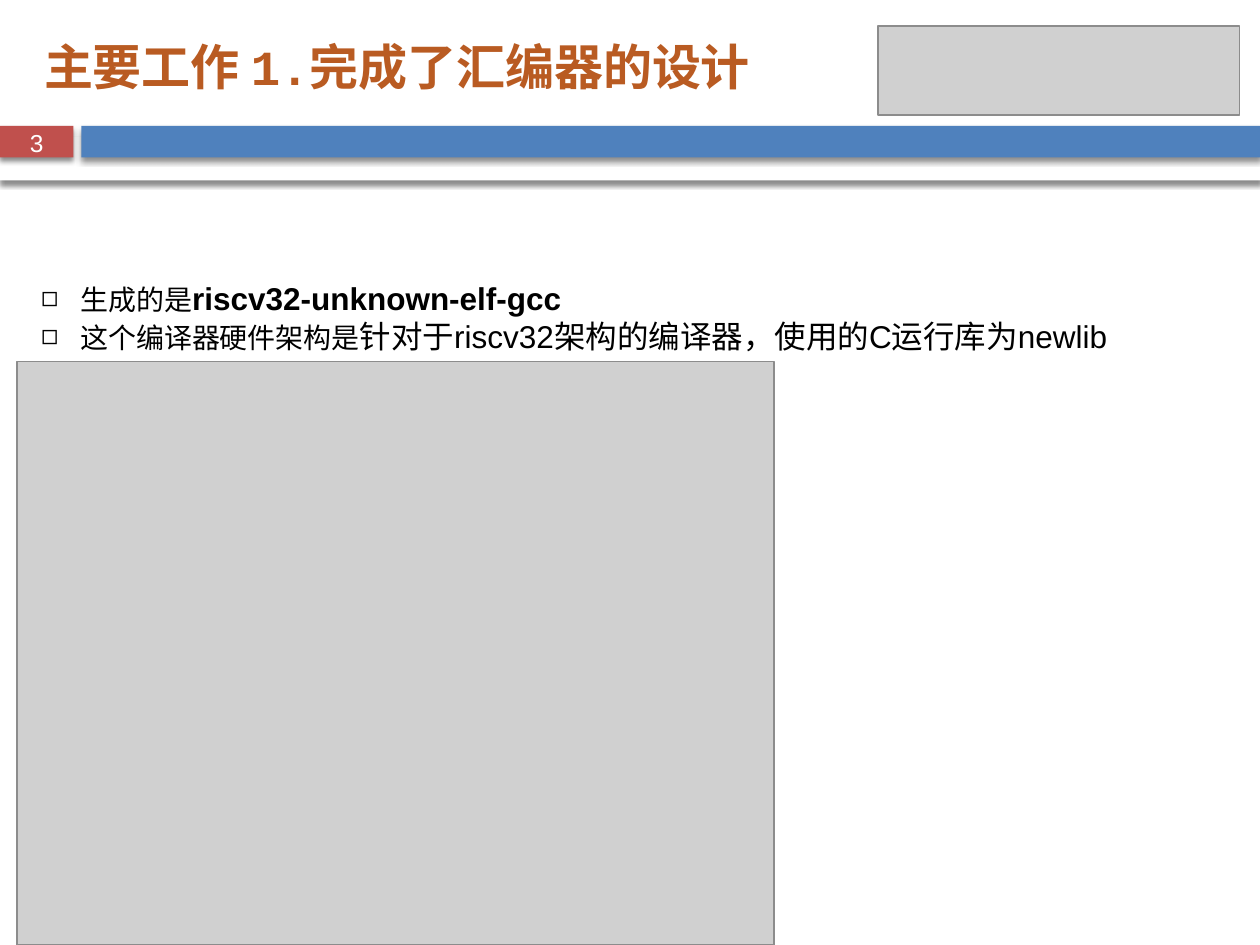
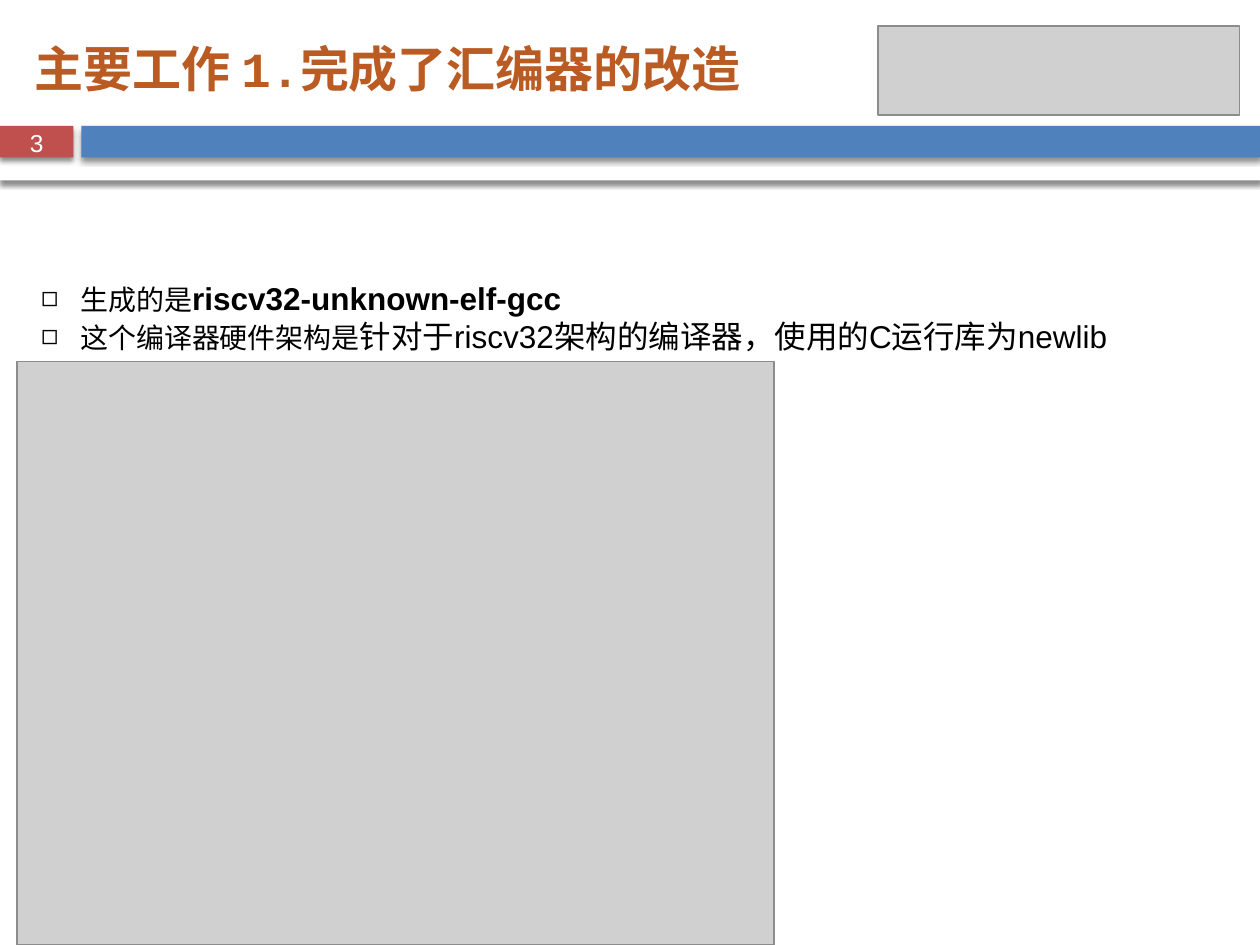
Before and after one commit to Gaoustcer/note, a slide deck: slide 3 of 组会报告.pptx. Drawn at 1260x945 pixels with LibreOffice and Linux fonts; fonts in the diff are those of the drawing; grey boxes stand for pictures; background and template pictures are left out. Boxes give left, top, right and bottom in pixels: in the first picture for what was removed or moved away, otherwise in the second. Text is boxed around its words. In the diff, an @@ line names an element or a change of style, - is before the commit and + after.

```diff
--- a/组会报告.pptx
+++ b/组会报告.pptx
@@ text at <box>34,45,740,92</box>: text changed @@
-主要工作 1.完成了汇编器的设计
+主要工作 1.完成了汇编器的改造
```
Also in this commit, not shown: 6 other slides changed, 25 other files.
